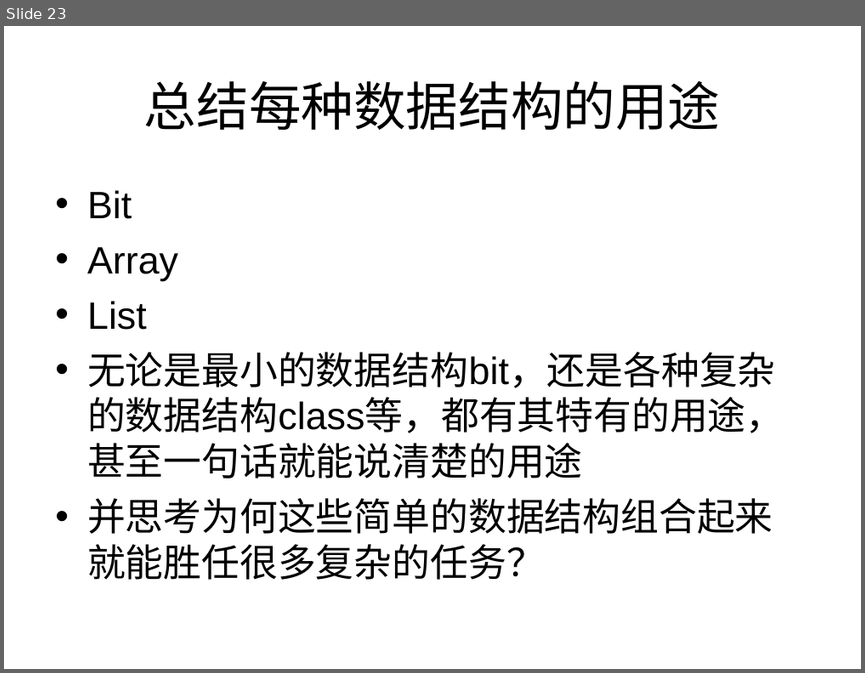
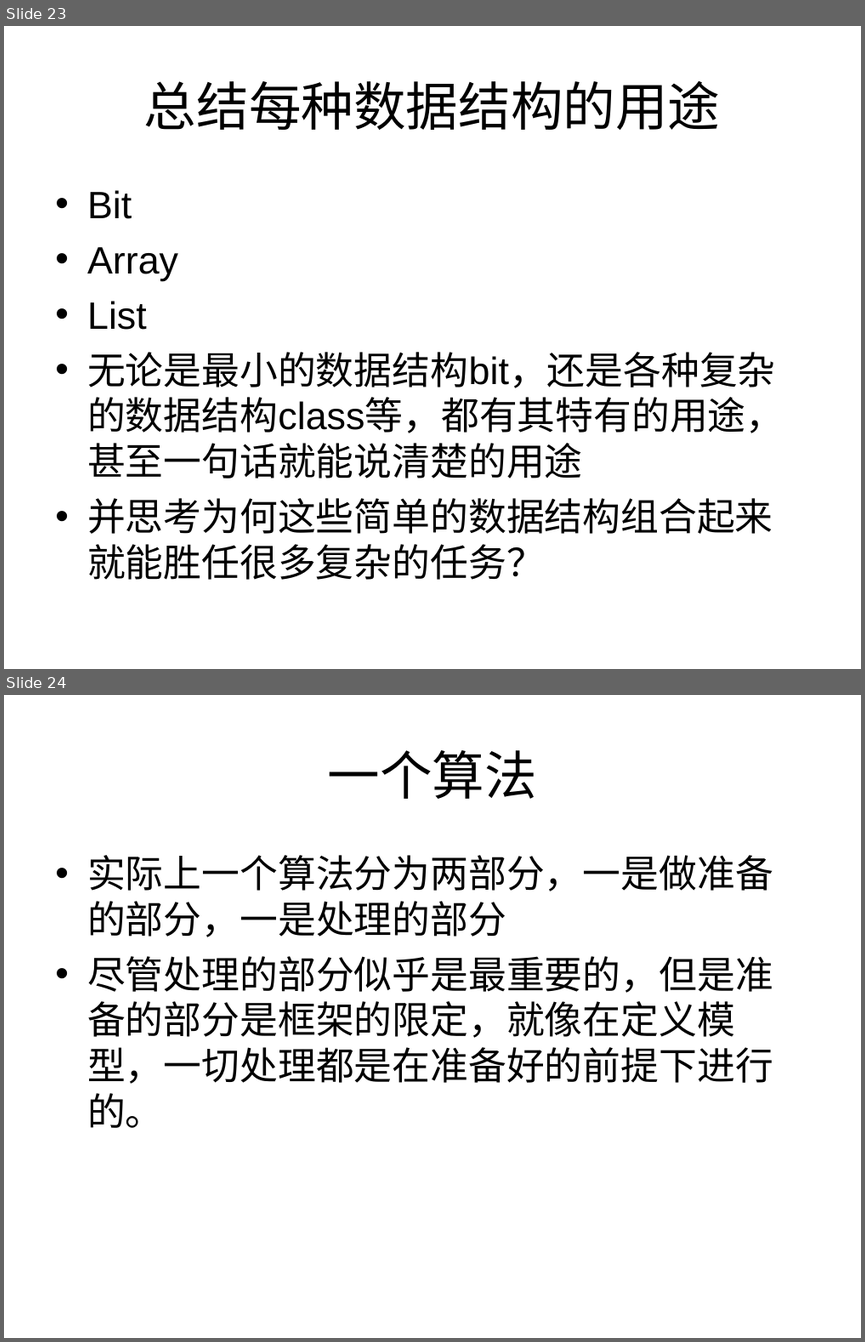
Before and after one commit to houjingbiao/leetcode, a slide deck: solutions/00conclusion.ppt. Shown one above the other, each under a label of ours: slide 23 before the commit, slides 23 and 24 after it. The pictures are 865x673 and 865x1342 pixels, drawn with LibreOffice and Linux fonts; fonts in the diff are those of the drawing. Boxes give left, top, right and bottom in pixels: in the first picture for what was removed or moved away, otherwise in the second. Text is boxed around its words. In the diff, an @@ line names an element or a change of style, - is before the commit and + after.

```diff
--- a/solutions/00conclusion.ppt
+++ b/solutions/00conclusion.ppt
@@ slide 24 added at (4,695,861,1338), background #FFFFFF @@
@@ title added at (328,750,537,799), 44 pt, text #000000 @@
+一个算法
@@ text added at (87,855,773,1128), 32 pt, text #000000 @@
+• 实际上一个算法分为两部分，一是做准备的部分，一是处理的部分
+• 尽管处理的部分似乎是最重要的，但是准备的部分是框架的限定，就像在定义模型，一切处理都是在准备好的前提下进行的。
```
Also in this commit, not shown: 2 other slides added, 2 other files.
